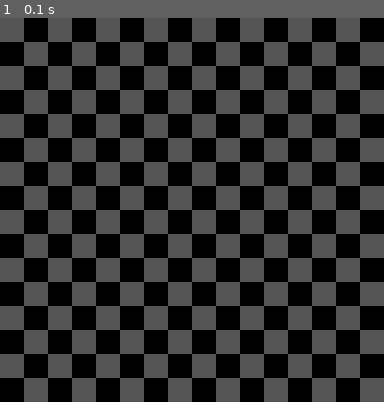
Above: before the commit, frame 1.
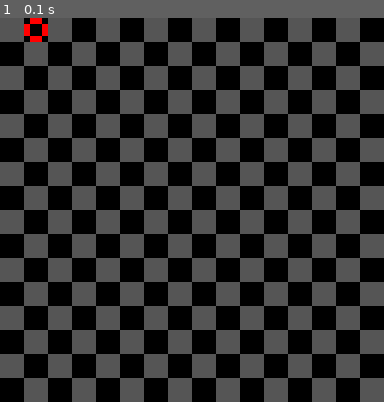
Above: after the commit, the same moment.

Repository: Binary-Ninja/pygame-fall-jam-2024
Game: pygame game, started from main.py
The game is run twice, just before and just after one commit, with the same random seed, the same clock (stepped at 60 frames per second) and the same inputs.
Inputs:
- Up to frame 1 (0.1 s): no input

The runs differ from the first frame. In frame 1, 0.2% of the frame differs, in the area x 6-13%, y 0-7%.

Commit message:
testing image drawing

Diff:
--- /dev/null
+++ b/draw.py
@@ -0,0 +1,45 @@
+# This file holds the colors, images, and image drawing functions.
+from collections.abc import Sequence
+
+import pygame as pg
+
+
+class Color:
+    BLACK = pg.Color(0, 0, 0)
+    DARK_GRAY = pg.Color(85, 85, 85)
+    LIGHT_GRAY = pg.Color(170, 170, 170)
+    WHITE = pg.Color(255, 255, 255)
+
+    RED = pg.Color(255, 0, 0)
+    GREEN = pg.Color(0, 255, 0)
+    BLUE = pg.Color(0, 0, 255)
+    CYAN = pg.Color(0, 255, 255)
+    MAGENTA = pg.Color(255, 0, 255)
+    YELLOW = pg.Color(255, 255, 0)
+
+    DARK_RED = pg.Color(128, 0, 0)
+    DARK_GREEN = pg.Color(0, 128, 0)
+    DARK_BLUE = pg.Color(0, 0, 128)
+    DARK_CYAN = pg.Color(0, 128, 128)
+    DARK_MAGENTA = pg.Color(128, 0, 128)
+    DARK_YELLOW = pg.Color(128, 64, 0)
+
+
+def draw(surf: pg.Surface, pos: tuple[int, int], image_str: str, colors: Sequence[pg.Color]):
+    with pg.PixelArray(surf) as pixels:
+        x, y = pos
+        for char in image_str:
+            if char == "\n":
+                x, y = pos[0], y + 1
+                continue
+            if char != " ":
+                pixels[x, y] = colors[int(char)]
+                pass
+            x += 1
+
+
+class Image:
+    GEM = (" 00 \n"
+           "0  0\n"
+           "0  0\n"
+           " 00 ")
--- a/main.py
+++ b/main.py
@@ -5,29 +5,12 @@
 
 import pygame as pg
 
+from draw import Color, Image, draw
+
 
 pg.init()
 
 # Declare globals.
-class Color:
-    BLACK = pg.Color(0, 0, 0)
-    DARK_GRAY = pg.Color(85, 85, 85)
-    LIGHT_GRAY = pg.Color(170, 170, 170)
-    WHITE = pg.Color(255, 255, 255)
-
-    RED = pg.Color(255, 0, 0)
-    GREEN = pg.Color(0, 255, 0)
-    BLUE = pg.Color(0, 0, 255)
-    CYAN = pg.Color(0, 255, 255)
-    MAGENTA = pg.Color(255, 0, 255)
-    YELLOW = pg.Color(255, 255, 0)
-
-    DARK_RED = pg.Color(128, 0, 0)
-    DARK_GREEN = pg.Color(0, 128, 0)
-    DARK_BLUE = pg.Color(0, 0, 128)
-    DARK_CYAN = pg.Color(0, 128, 128)
-    DARK_MAGENTA = pg.Color(128, 0, 128)
-    DARK_YELLOW = pg.Color(128, 64, 0)
 
 # Load assets.
 
@@ -58,6 +41,8 @@
             for y in range(16):
                 if (x + y) % 2 == 0:
                     screen.fill(Color.DARK_GRAY, (x * 4, y * 4, 4, 4))
+        # Draw test image.
+        draw(screen, (4, 0), Image.GEM, (Color.RED,))
 
         pg.display.flip()
         await asyncio.sleep(0)
